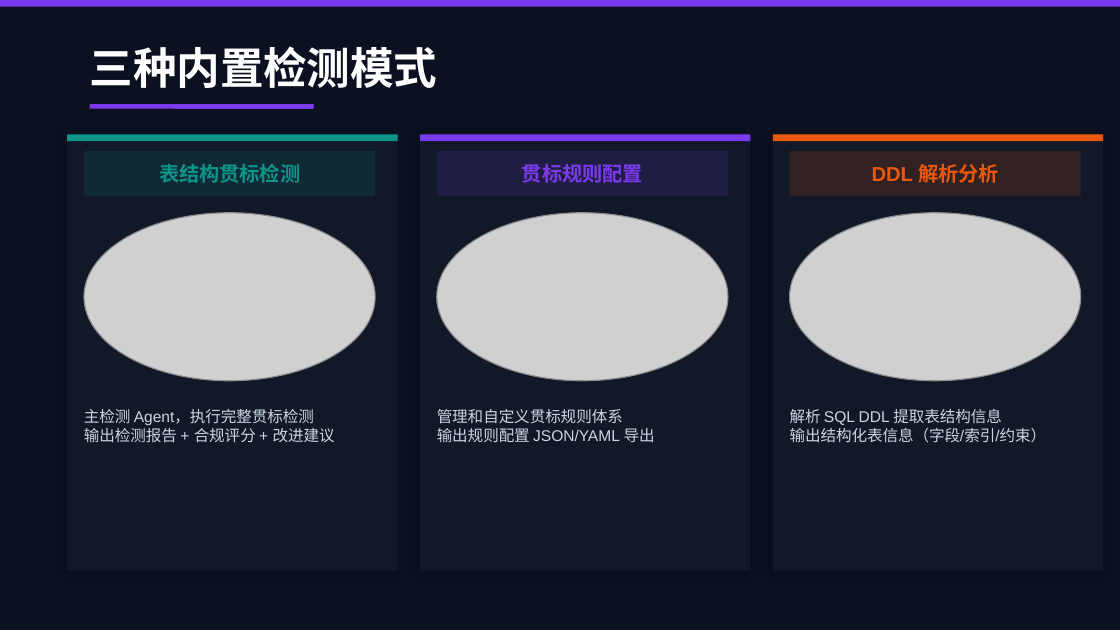
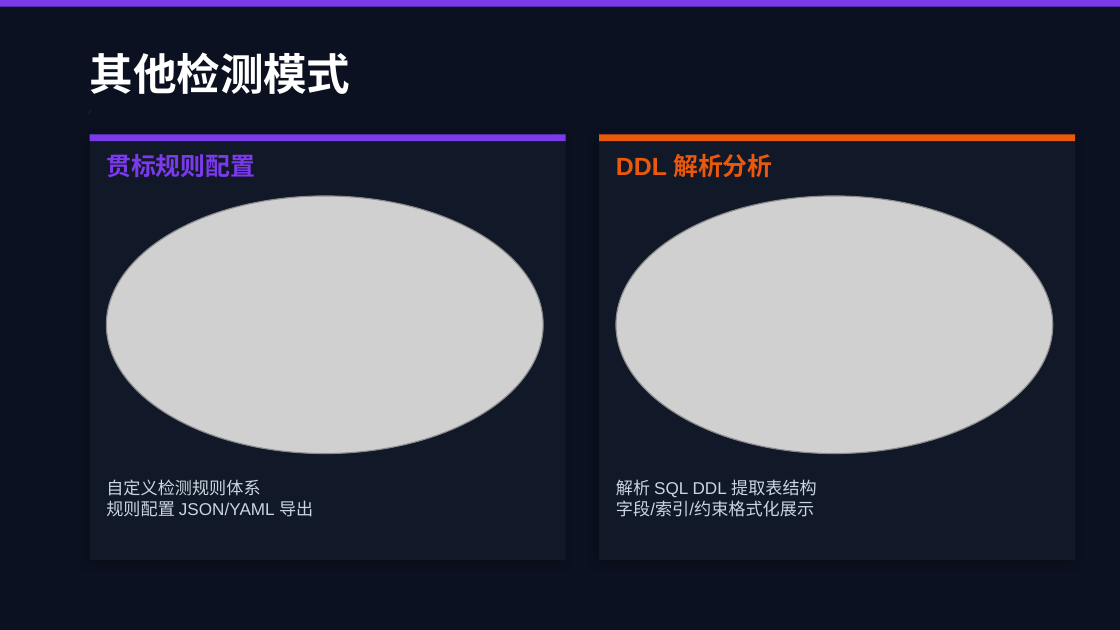
Before and after one commit to XielyCoder/db-standard-checker, a slide deck: slide 9 of docs/DB贯标助手产品演示.pptx (slide 3 before the commit). Drawn at 1120x630 pixels with LibreOffice and Linux fonts; fonts in the diff are those of the drawing; grey boxes stand for pictures. Boxes give left, top, right and bottom in pixels: in the first picture for what was removed or moved away, otherwise in the second. Text is boxed around its words. In the diff, an @@ line names an element or a change of style, - is before the commit and + after.

Commit message:
feat: 更新产品演示PPT - 加入完整功能检测演示截图

```diff
--- a/docs/DB贯标助手产品演示.pptx
+++ b/docs/DB贯标助手产品演示.pptx
@@ text at <box>90,52,351,94</box>: text changed @@
-三种内置检测模式
+其他检测模式
@@ line moved from (90, 106) - (314, 106) to (90, 112) - (90, 112) @@
@@ line (90, 112) - (90, 112): stroke #7C3AED 3 pt to #0D9488 3 pt @@
@@ rectangle: place and size @@
-rectangle at <box>67,134,398,571</box>
+rectangle at <box>90,134,566,560</box>
@@ rectangle at <box>90,134,566,560</box>: proportions changed @@
@@ rectangle: place and size @@
-rectangle at <box>67,134,398,141</box>
+rectangle at <box>90,134,566,141</box>
@@ rectangle at <box>90,134,566,141</box>: fill #0D9488 to #7C3AED @@
@@ text "贯标规则配置" at <box>106,154,255,177</box>: size 13 to 16 pt; alignment centre to left @@
@@ text "贯标规则配置": place and size @@
-text "贯标规则配置" at <box>522,164,643,183</box>
+text "贯标规则配置" at <box>106,154,255,177</box>
@@ rectangle removed at <box>420,134,750,571</box> @@
@@ rectangle removed at <box>420,134,750,141</box> @@
@@ rectangle at <box>599,134,1075,560</box>: proportions changed @@
@@ rectangle: place and size @@
-rectangle at <box>773,134,1103,571</box>
+rectangle at <box>599,134,1075,560</box>
@@ rectangle: place and size @@
-rectangle at <box>773,134,1103,141</box>
+rectangle at <box>599,134,1075,141</box>
@@ text "DDL 解析分析": place and size @@
-text "DDL 解析分析" at <box>872,164,999,183</box>
+text "DDL 解析分析" at <box>616,154,772,178</box>
@@ text "DDL 解析分析" at <box>616,154,772,178</box>: size 13 to 16 pt; alignment centre to left @@
@@ rectangle removed at <box>84,151,375,196</box> @@
@@ text removed at <box>159,164,300,183</box> @@
-表结构贯标检测
@@ rectangle removed at <box>437,151,728,196</box> @@
@@ rectangle removed at <box>790,151,1081,196</box> @@
@@ picture: place and size @@
-picture at <box>437,213,728,381</box>
+picture at <box>106,196,543,454</box>
@@ picture: place and size @@
-picture at <box>790,213,1081,381</box>
+picture at <box>616,196,1053,454</box>
@@ picture removed at <box>84,213,375,381</box> @@
@@ text removed at <box>84,409,335,443</box> @@
-主检测 Agent，执行完整贯标检测
-输出检测报告 + 合规评分 + 改进建议
@@ text at <box>106,479,313,517</box>: text changed; size 10 to 11 pt @@
-管理和自定义贯标规则体系
-输出规则配置 JSON/YAML 导出
+自定义检测规则体系
+规则配置 JSON/YAML 导出
@@ text at <box>616,479,817,517</box>: text changed; size 10 to 11 pt @@
-解析 SQL DDL 提取表结构信息
-输出结构化表信息（字段/索引/约束）
+解析 SQL DDL 提取表结构
+字段/索引/约束格式化展示
```
Also in this commit, not shown: 4 other slides changed, 6 slides added, 4 slides removed, 15 other files.
